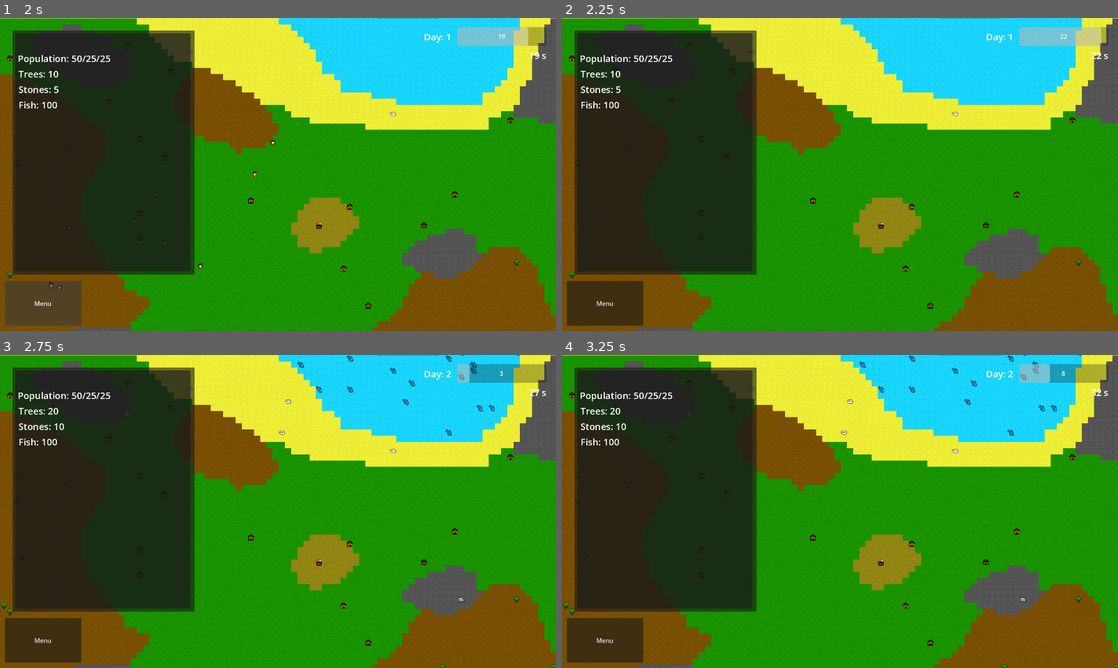
Above: before the commit, frames 1-4 (two rows, left to right).
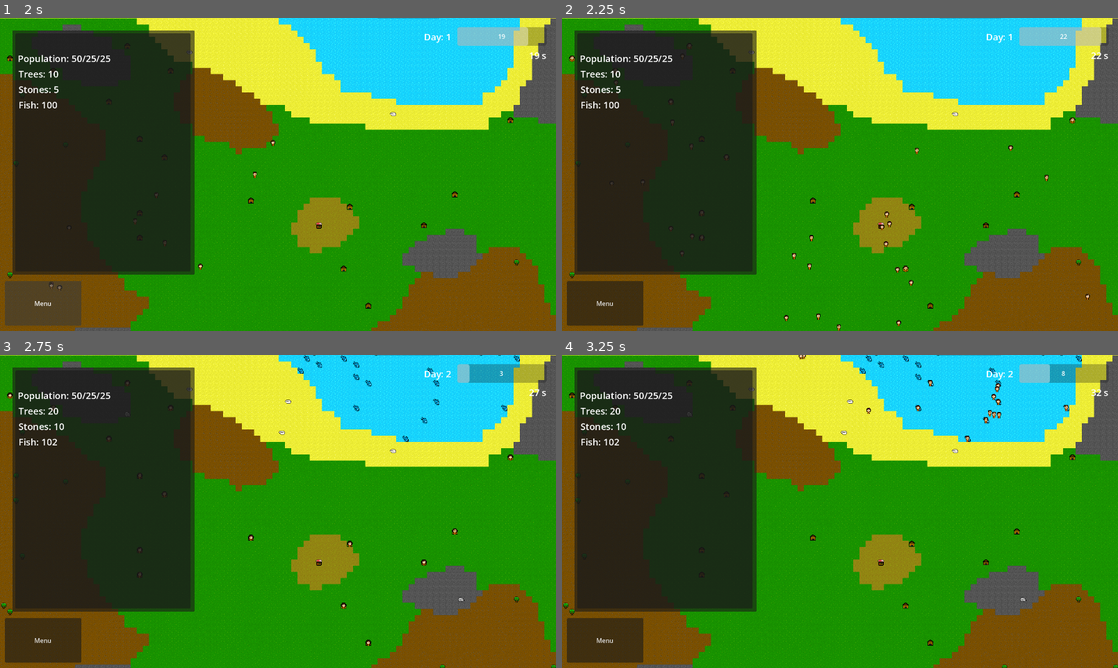
Above: after the commit, the same moments.

Repository: nookaeo/econ-village
Game: Godot game, scene res://scenes/core/world.tscn
Same seed, same stepped clock (60 frames per second), same inputs: the game is played once before the commit and once after it.
Inputs (mouse positions are in pixels of both pictures, inside the frame that each line leads up to):
- Up to frame 1 (2 s): move the mouse to (400, 158) at 0.52 s; click (400, 158) at 0.67 s; click "Menu" at 1.25 s
- Up to frame 2 (2.25 s): drag from (728, 190) to (812, 237) at 2.02 s
- Up to frame 3 (2.75 s): no input
- Up to frame 4 (3.25 s): move the mouse to (895, 442) at 2.77 s; click (895, 442) at 2.92 s

Frame 1 is identical in both runs. In frame 2, 0.3% of the frame differs, in the area x 1-95%, y 8-100%; in frame 3, 0.6%; in frame 4, 0.6%, in the area x 9-94%, y 0-29%.

Commit message:
bt: fix sleep system

Diff:
--- a/scripts/entities/agent/villagent.gd
+++ b/scripts/entities/agent/villagent.gd
@@ -26,6 +26,8 @@
 var base_speed :float = 0.0
 var weight_handle :float = 0.0
 var weight :float = 0.0
+var day_time :float = 0.0
+var is_tired :bool = false
 
 var target_position :Vector2 = Vector2.ZERO
 var is_moving: bool = false
@@ -34,14 +36,17 @@
 var tools :Dictionary = {}
 
 var home :House = null
+var rule :Dictionary = {"FoodStock": 0.2}
 var partner :Villagent = null
 
 #//////////////////////////////////////////////////////////////////////////////#
 
+
+
 func _ready() -> void:
 	var current_tile :Vector2i = tile_map.local_to_map(global_position)
 	global_position = tile_map.map_to_local(current_tile)
-
+	CoreSignal.current_second.connect(_count_time)
 	CoreSignal.birth.emit(self, lifespan)
 	CoreSignal.day_pass.connect(_aging)
 	_base_stats_init()
@@ -54,8 +59,11 @@
 	_drain_passive_energy(delta)
 
 func _physics_process(delta :float) -> void:
+	var strength_index :float = strength / 100.0
+	var hardness :float = 2.5
 	if is_moving:
 		global_position = global_position.move_toward(target_position, base_speed * delta)
+		active_energy -= delta * strength_index * hardness
 		if global_position == target_position:
 			is_moving = false
 
@@ -92,10 +100,10 @@
 	max_active_energy = strength
 	max_passive_energy = floorf(strength * passive_energy_multiplier)
 	weight_handle = floorf(strength / 4.0)
+
 func _move_to_grid(tile_coords :Vector2i) -> void:
 	target_position = tile_map.map_to_local(tile_coords)
 	is_moving = true
-
 
 
 func _aging() -> void:
@@ -159,3 +167,6 @@
 func set_energy() -> void:
 	passive_energy = max_passive_energy
 	active_energy = max_active_energy
+
+func _count_time(world_second :int) -> void:
+	day_time = world_second % int(time_simulation_day)
--- a/scripts/entities/brain/extends/rest.gd
+++ b/scripts/entities/brain/extends/rest.gd
@@ -1,10 +1,15 @@
 extends BTSequence
+
 func get_utility_score(_actor :Node) -> float:
 	var agent :Villagent = _actor
+	var time_factor :float = 0
 	if agent.home == null:
 		return 0.0
 	if agent.home.house_level < 1 :
 		return 0.0
-	var rest_need :float = clamp(pow((agent.max_active_energy - agent.active_energy) / agent.max_active_energy,4),0,1)
+	if agent.day_time >= 20.0 or agent.is_tired:
+		agent.is_tired = true
+		return 2.0
+	var rest_need :float = clamp(pow((agent.max_active_energy - agent.active_energy) / agent.max_active_energy,4) + time_factor,0,1)
 	#print("rest:",rest_need)
 	return rest_need
--- a/scripts/entities/brain/extends/sleep.gd
+++ b/scripts/entities/brain/extends/sleep.gd
@@ -11,6 +11,7 @@
 	var need_energy = min(agent.max_active_energy - agent.active_energy, agent.passive_energy)
 	agent.active_energy += need_energy
 	agent.passive_energy -= need_energy
+	agent.is_tired = false
 	sleep = 0
 	#print("ACTIVE: ",agent.active_energy)
 
